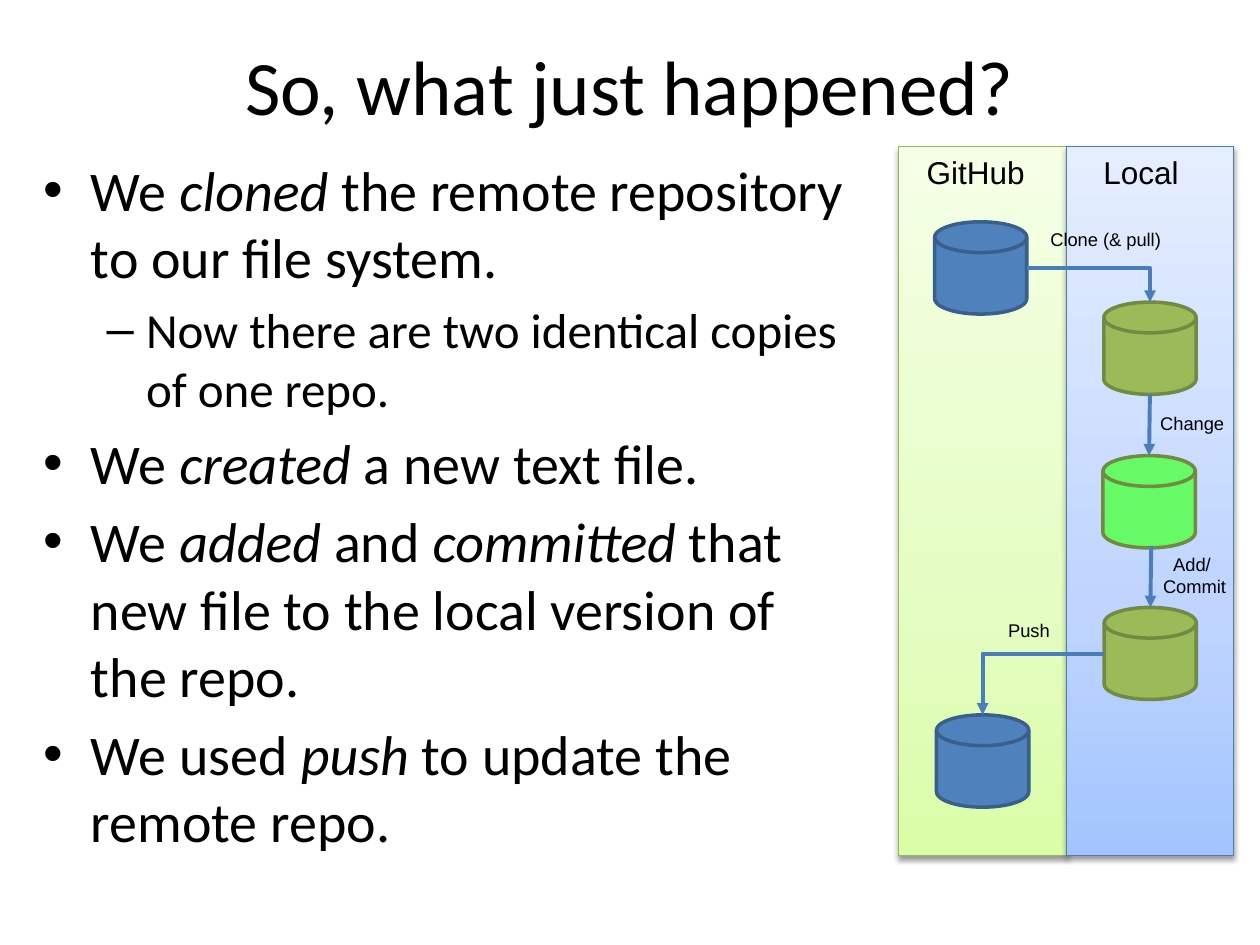
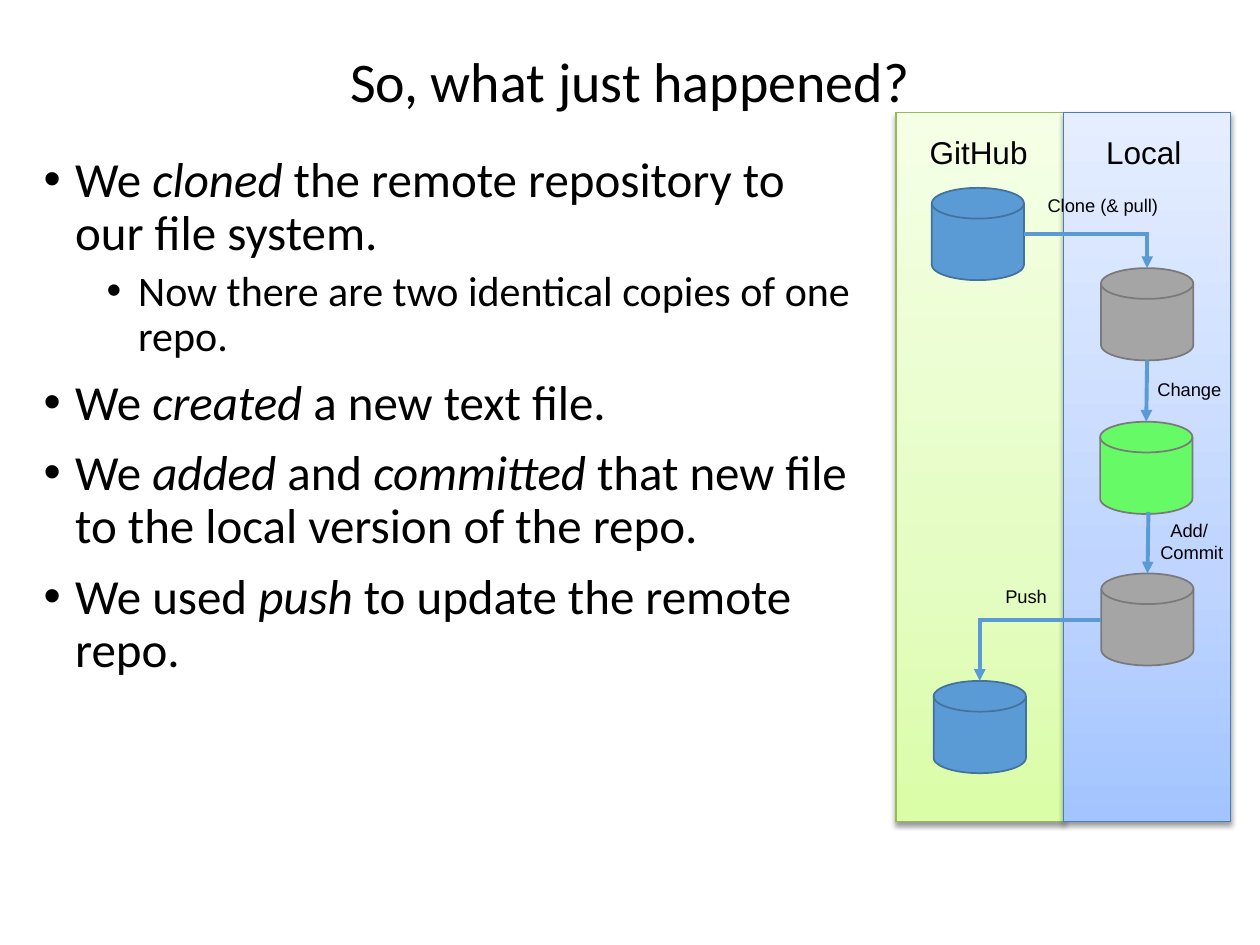
Before and after one commit to ncasuk/ncas-isc, a slide deck: slide 19 of shell/presentations/01_git2.pptx. Drawn at 1260x945 pixels with LibreOffice and Linux fonts; fonts in the diff are those of the drawing; background and template pictures are left out. Boxes give left, top, right and bottom in pixels: in the first picture for what was removed or moved away, otherwise in the second. Text is boxed around its words. In the diff, an @@ line names an element or a change of style, - is before the commit and + after.

```diff
--- a/shell/presentations/01_git2.pptx
+++ b/shell/presentations/01_git2.pptx
@@ title "So, what just happened?" at [350, 63, 909, 115]: size 44 to 32 pt; line spacing 1 to 0.9 @@
@@ text "We cloned the remote repository ..." at [75, 163, 850, 675]: size 32 to 28 pt in "We cloned the remote repository to our ...", "We created a new text file.", "We added and committed that new file ...", "We used push to update the remote ..."; size 28 to 24 pt in "Now there are two identical copies of ..."; indent changed; line spacing 1 to 0.9; more space between paragraphs; bullet – to • @@
@@ text "GitHub Local": place and size @@
-text "GitHub Local" at [927, 161, 1178, 185]
+text "GitHub Local" at [930, 141, 1181, 165]
@@ cylinder at [932, 188, 1024, 280]: fill #4F81BD to #5B9BD5; outline #3A5F8C 2 pt to #43739E 1 pt @@
@@ 3 texts, 3 cylinders, 2 elbow arrows, 1 rectangle: place and size @@
-3 texts, 3 cylinders, 2 elbow arrows, 1 rectangle at [935, 146, 1234, 856]
+3 texts, 3 cylinders, 2 elbow arrows, 1 rectangle at [932, 113, 1231, 823]
@@ elbow arrow (1024, 234) - (1147, 268): stroke #4B7EBC 2.25 pt to #5B9BD5 2.25 pt @@
@@ cylinder at [1101, 268, 1193, 360]: fill #9BBB59 to #A5A5A5; outline #738A42 2 pt to #7A7A7A 1 pt @@
@@ 2 cylinders, 2 arrows, 1 text, 1 rectangle: place and size @@
-2 cylinders, 2 arrows, 1 text, 1 rectangle at [898, 146, 1226, 856]
+2 cylinders, 2 arrows, 1 text, 1 rectangle at [896, 113, 1223, 823]
@@ arrow (1147, 360) - (1147, 422): stroke #4B7EBC 2.25 pt to #5B9BD5 2.25 pt @@
@@ cylinder at [1100, 422, 1192, 514]: outline #738A42 2 pt to #7A7A7A 1 pt @@
@@ arrow (1148, 512) - (1148, 573): stroke #4B7EBC 2.25 pt to #5B9BD5 2.25 pt @@
@@ cylinder at [1101, 573, 1193, 665]: fill #9BBB59 to #A5A5A5; outline #738A42 2 pt to #7A7A7A 1 pt @@
@@ elbow arrow (1101, 620) - (980, 680): stroke #4B7EBC 2.25 pt to #5B9BD5 2.25 pt @@
@@ cylinder at [934, 680, 1026, 772]: fill #4F81BD to #5B9BD5; outline #3A5F8C 2 pt to #43739E 1 pt @@
```
Also in this commit, not shown: 39 other slides changed, 4 other files.
